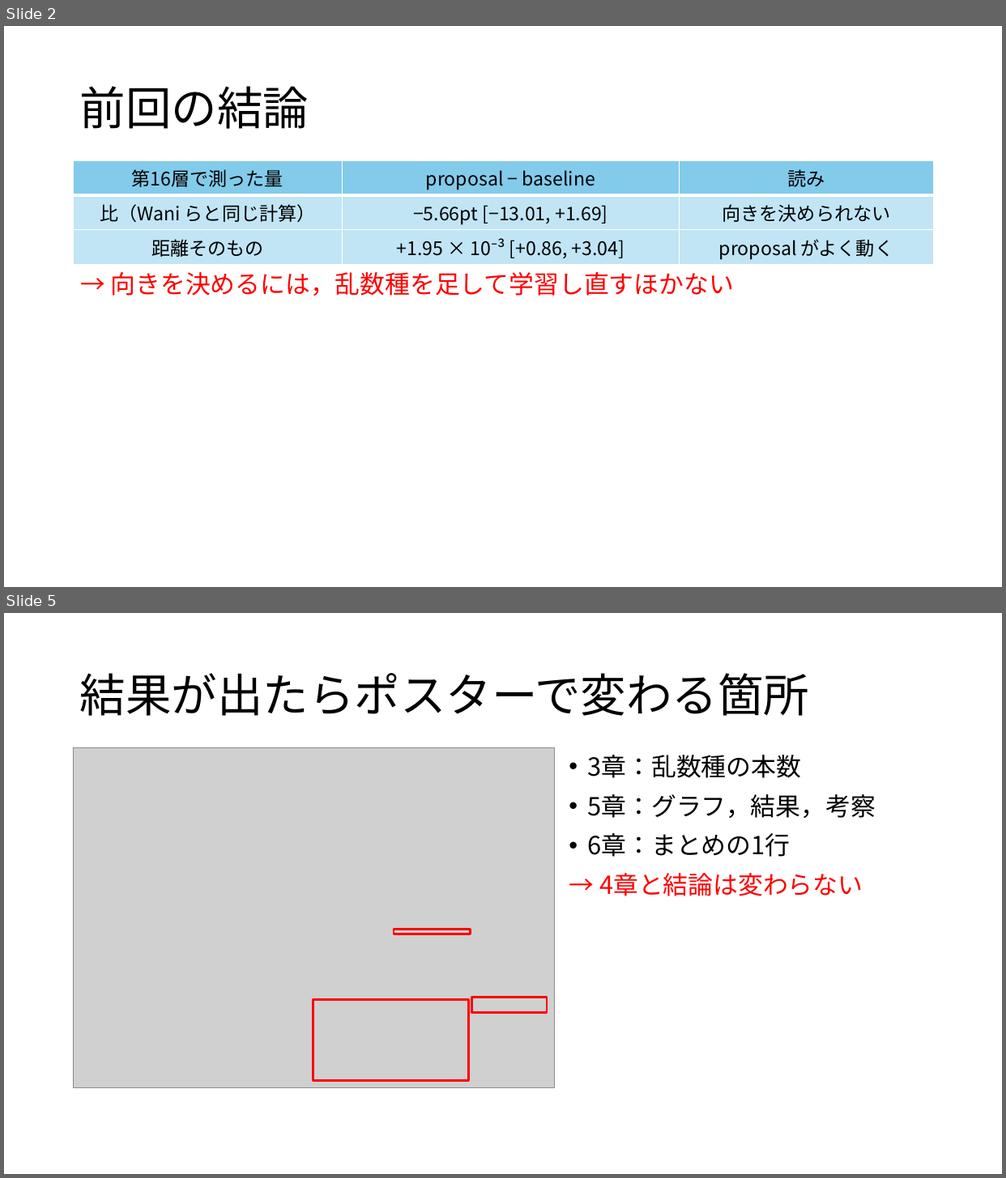
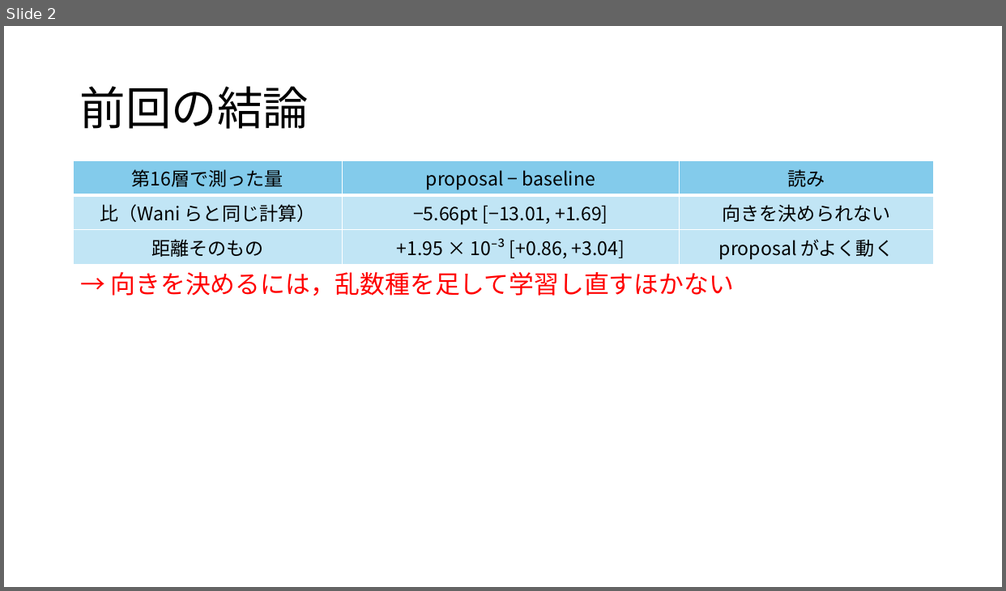
Before and after one commit to tomoking2004/cotar, a slide deck: presentations/20261106_進捗報告.pptx. Shown one above the other, each under a label of ours: slides 2 and 5 before the commit, slide 2 after it; the slides between them are not shown. The pictures are 1006x1178 and 1006x591 pixels, drawn with LibreOffice and Linux fonts; fonts in the diff are those of the drawing; grey boxes stand for pictures. Boxes give left, top, right and bottom in pixels: in the first picture for what was removed or moved away, otherwise in the second. Text is boxed around its words. In the diff, an @@ line names an element or a change of style, - is before the commit and + after.

Commit message:
docs: put the five-seed result into the seminar deck
- 資料：学習中の報告を，読み方・結果の一覧・読みの3枚に置き換えた
- 資料：ポスターのスライドと，今回したこと・今後の目標のポスターの項目を外した
- principles.md：進捗報告にポスターの作業の話は載せない，を規定にした

```diff
--- a/presentations/20261106_進捗報告.pptx
+++ b/presentations/20261106_進捗報告.pptx
@@ slide 5 removed at <box>4,613,1002,1174</box>, background #FFFFFF @@
@@ title removed at <box>80,673,809,716</box> @@
-結果が出たらポスターで変わる箇所
@@ picture removed at <box>73,747,554,1088</box> @@
@@ text removed at <box>588,755,876,897</box> @@
-• 3章：乱数種の本数
-• 5章：グラフ，結果，考察
-• 6章：まとめの1行
-→ 4章と結論は変わらない
@@ rectangle removed at <box>394,930,471,935</box> @@
@@ rectangle removed at <box>313,1000,469,1081</box> @@
@@ rectangle removed at <box>472,997,548,1013</box> @@
```
Also in this commit, not shown: 2 slides changed, 3 slides added, 1 other slide removed, 1 other file.
